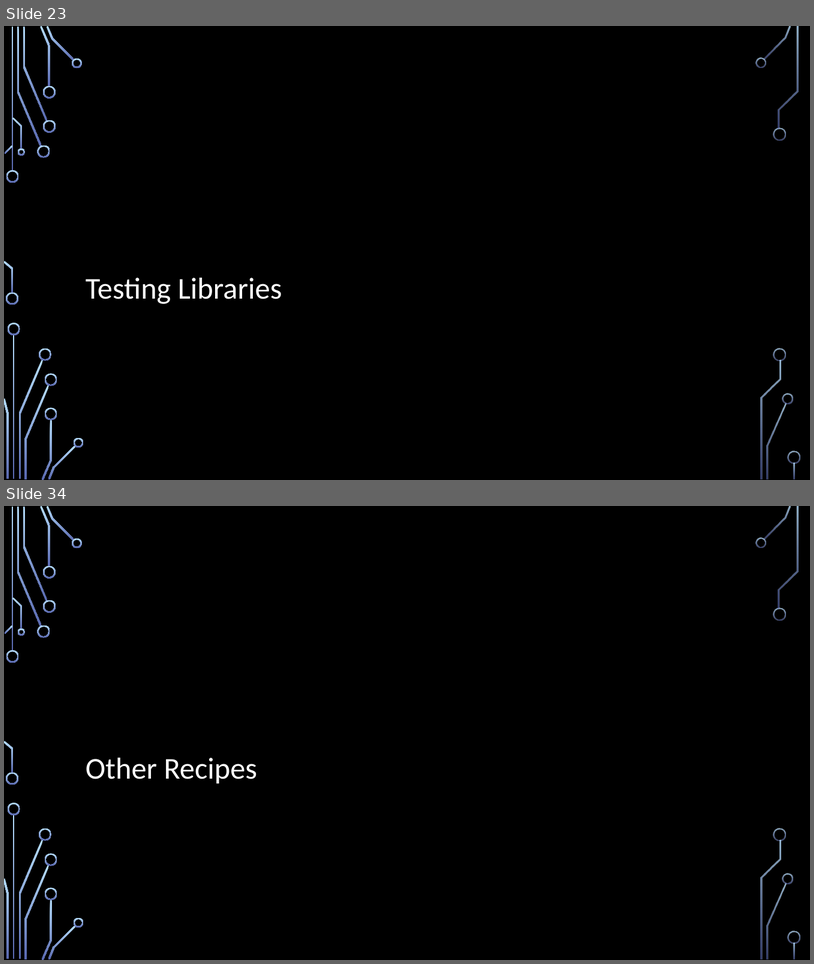
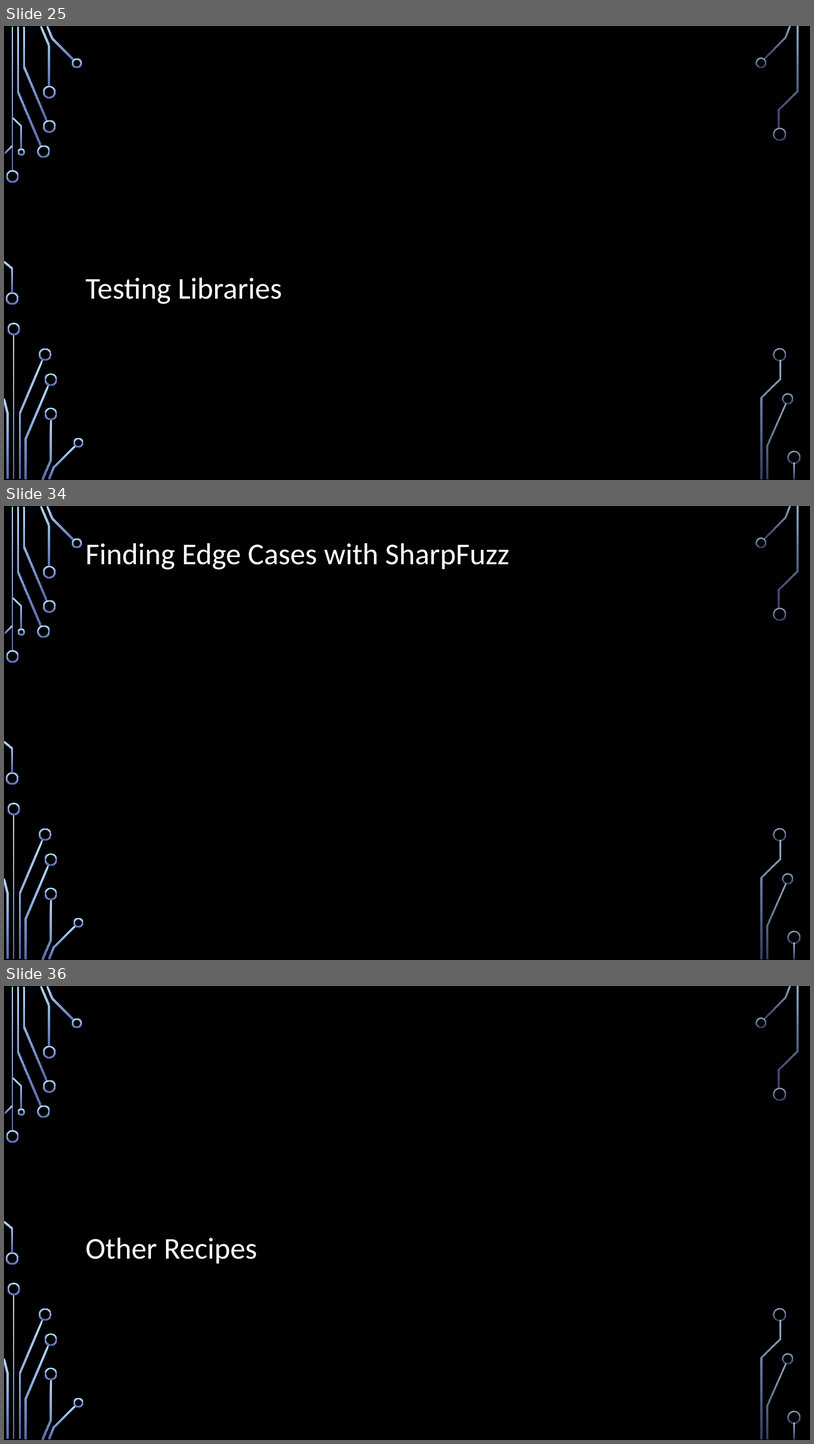
Before and after one commit to IntegerMan/SoftwareQualityTalk, a slide deck: Software Quality Recipes for Legacy.pptx. Shown one above the other, each under a label of ours: slides 23 and 34 before the commit, slides 25, 34 and 36 after it; the slides between them are not shown. The pictures are 814x964 and 814x1444 pixels, drawn with LibreOffice and Linux fonts; fonts in the diff are those of the drawing; background and template pictures are left out. Boxes give left, top, right and bottom in pixels: in the first picture for what was removed or moved away, otherwise in the second. Text is boxed around its words. In the diff, an @@ line names an element or a change of style, - is before the commit and + after.

```diff
--- a/Software Quality Recipes for Legacy.pptx
+++ b/Software Quality Recipes for Legacy.pptx
@@ slide 34 added at (4, 506, 810, 960), background picture (left out); not listed: 36 template elements that a slide beside it also shows @@
@@ title added at (86, 543, 510, 570), 36 pt, text #FFFFFF @@
+Finding Edge Cases with SharpFuzz
@@ what was slide 23 is now slide 25 @@
@@ what was slide 34 is now slide 36 @@
```
Also in this commit, not shown: 9 slides changed, 6 other slides added, 5 slides removed, 4 other files.
